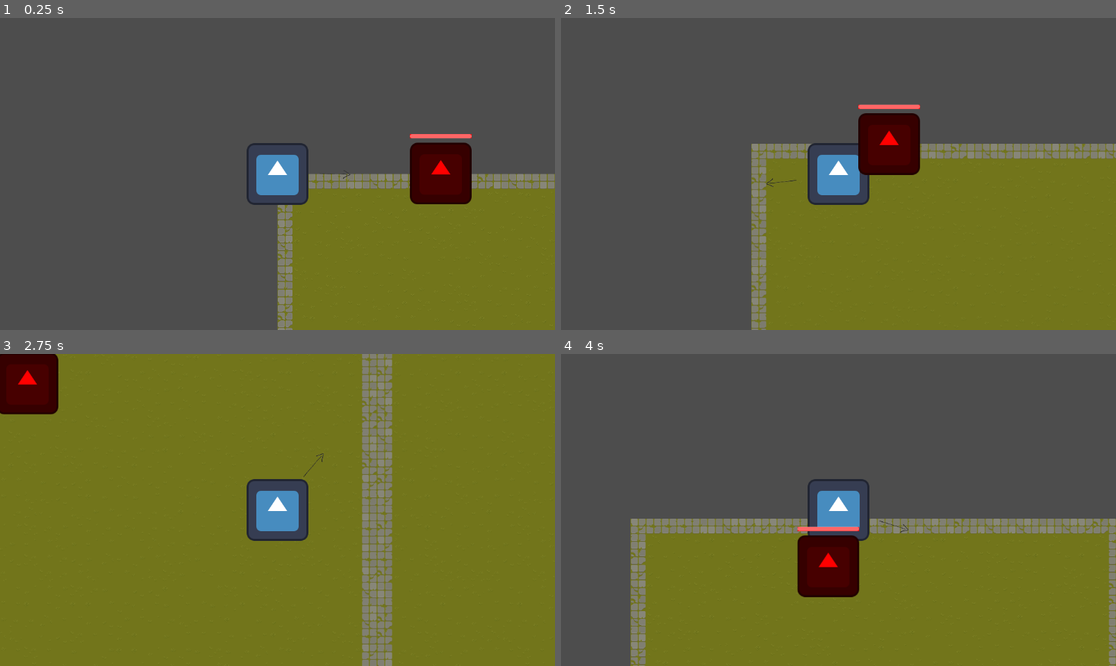
Above: before the commit, frames 1-4 (two rows, left to right).
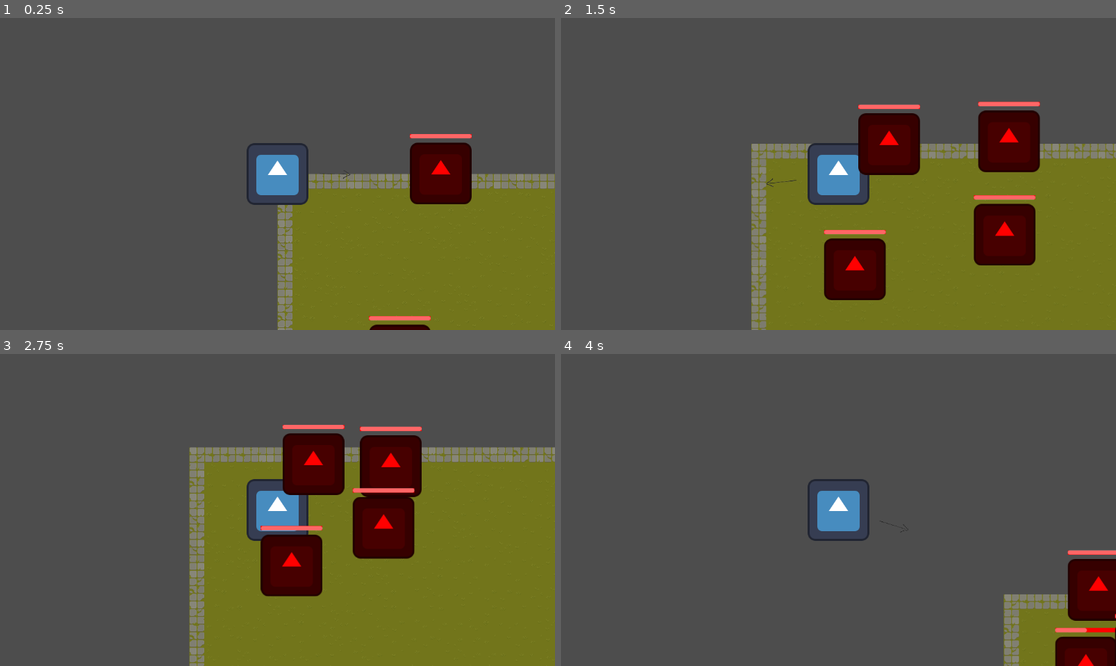
Above: after the commit, the same moments.

Repository: TryHardPotat/FYP_2
Game: Godot game, scene res://active_scene.tscn
The game is run twice, just before and just after one commit, with the same random seed, the same clock (stepped at 60 frames per second) and the same inputs. The engine's default icon, where the game draws it, is replaced by a stand-in: a white triangle on a blue panel in a dark square.
Inputs (mouse positions are in pixels of both pictures, inside the frame that each line leads up to):
- Up to frame 1 (0.25 s): no input
- Up to frame 2 (1.5 s): move the mouse to (960, 158) at 0.52 s; hold D (move_right) 0.53-1.28 s; tap Shift (dash) at 0.6 s; move the mouse to (727, 189) at 1.27 s; hold S (move_down) from 1.28 s (still down); tap Space (primary_attack) at 1.35 s
- Up to frame 3 (2.75 s): move the mouse to (333, 441) at 2.02 s; release S (move_down) at 2.03 s; hold D (move_right) from 2.03 s (still down); tap Shift (dash) at 2.1 s
- Up to frame 4 (4 s): move the mouse to (810, 572) at 2.77 s; release D (move_right) at 2.78 s; hold W (move_up) 2.78-3.53 s; tap Space (primary_attack) at 2.85 s; move the mouse to (1005, 556) at 3.52 s; hold A (move_left) from 3.53 s (still down); tap Shift (dash) at 3.6 s

The runs differ from the first frame. In frame 1, 0.3% of the frame differs, in the area x 66-78%, y 95-100%; in frame 2, 7.1%; in frame 3, 67%, in the area x 0-100%, y 0-100%; in frame 4, 39%.

Commit message:
Update active_scene.tscn

Diff:
--- a/active_scene.tscn
+++ b/active_scene.tscn
@@ -9,9 +9,23 @@
 
 [node name="Warrior" parent="." instance=ExtResource("1_hciqs")]
 
-[node name="Rat" parent="." node_paths=PackedStringArray("player") instance=ExtResource("2_7kere")]
+[node name="Enemies" type="Node2D" parent="."]
+
+[node name="Rat" parent="Enemies" node_paths=PackedStringArray("player") instance=ExtResource("2_7kere")]
 position = Vector2(364, -1)
-player = NodePath("../Warrior")
+player = NodePath("../../Warrior")
+
+[node name="Rat2" parent="Enemies" node_paths=PackedStringArray("player") instance=ExtResource("2_7kere")]
+position = Vector2(685, -9)
+player = NodePath("../../Warrior")
+
+[node name="Rat3" parent="Enemies" node_paths=PackedStringArray("player") instance=ExtResource("2_7kere")]
+position = Vector2(268, 398)
+player = NodePath("../../Warrior")
+
+[node name="Rat4" parent="Enemies" node_paths=PackedStringArray("player") instance=ExtResource("2_7kere")]
+position = Vector2(663, 250)
+player = NodePath("../../Warrior")
 
 [node name="DungeonGenerator" type="Node" parent="."]
 script = ExtResource("3_onls7")
